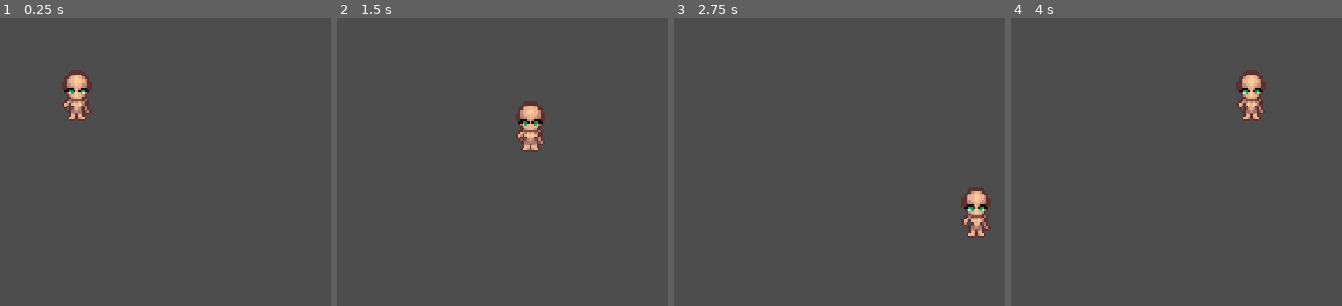
Above: before the commit, frames 1-4 (left to right).
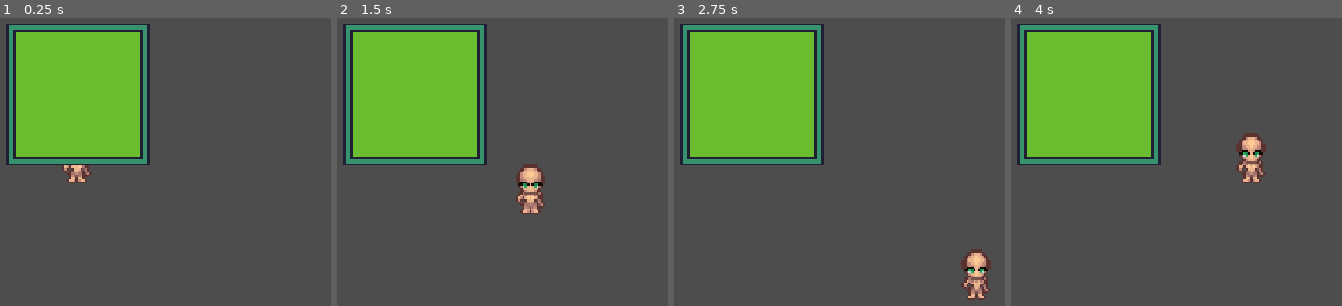
Above: after the commit, the same moments.

Repository: Ezacuak/scem_life
Game: Godot game, scene res://Levels/Scenes/level_1.tscn
The game is run twice, just before and just after one commit, with the same random seed, the same clock (stepped at 60 frames per second) and the same inputs.
Inputs:
- Up to frame 1 (0.25 s): no input
- Up to frame 2 (1.5 s): tap Enter at 0.5 s; hold Right (ui_right) 0.53-1.28 s; tap E (interact, bound only after the commit) at 0.6, 1.35 s; hold Down (ui_down) from 1.28 s (still down)
- Up to frame 3 (2.75 s): release Down (ui_down) at 2.03 s; hold Right (ui_right) from 2.03 s (still down); tap E (interact, bound only after the commit) at 2.1 s
- Up to frame 4 (4 s): release Right (ui_right) at 2.78 s; hold Up (ui_up) 2.78-3.53 s; tap E (interact, bound only after the commit) at 2.85, 3.6 s; hold Left (ui_left) from 3.53 s (still down)

The runs differ from the first frame. In frame 1, 22% of the frame differs, in the area x 1-46%, y 2-58%; in frame 2, 24%, in the area x 1-63%, y 2-69%; in frame 3, 24%; in frame 4, 24%.

Commit message:
[feat]: PNJ and Dialog Box

Diff:
--- /dev/null
+++ b/DialogBox/DialogManager.gd
@@ -0,0 +1,19 @@
+extends Node
+
+signal dialog_opened
+signal dialog_closed
+
+var is_open: bool = false
+var dialog_box  # référence à la scène UI
+
+func show_dialog(speaker: String, text: String):
+	is_open = true
+	if dialog_box:
+		dialog_box.display(speaker, text)
+	emit_signal("dialog_opened")
+
+func close_dialog():
+	is_open = false
+	if dialog_box:
+		dialog_box.hide()
+	emit_signal("dialog_closed")
--- /dev/null
+++ b/DialogBox/dialogBox.gd
@@ -0,0 +1,14 @@
+extends PanelContainer
+
+@onready var speaker_label = $VBoxContainer/SpeakerName
+@onready var text_label    = $VBoxContainer/DialogText
+
+func _ready():
+	hide()
+	# S'enregistre auprès du DialogManager
+	DialogManager.dialog_box = self
+
+func display(speaker: String, text: String):
+	speaker_label.text = speaker
+	text_label.text    = text
+	show()
--- /dev/null
+++ b/DialogBox/dialog_box.tscn
@@ -0,0 +1,31 @@
+[gd_scene format=3 uid="uid://dvr81etcbha74"]
+
+[ext_resource type="Script" uid="uid://oyvwtmvgebr2" path="res://DialogBox/dialogBox.gd" id="1_jm3ox"]
+
+[sub_resource type="GDScript" id="GDScript_hr7li"]
+script/source = "extends CanvasLayer
+
+
+# Called when the node enters the scene tree for the first time.
+func _ready() -> void:
+	pass # Replace with function body.
+
+
+# Called every frame. 'delta' is the elapsed time since the previous frame.
+func _process(delta: float) -> void:
+	pass
+"
+
+[node name="DialogBox" type="CanvasLayer" unique_id=1078294648]
+script = SubResource("GDScript_hr7li")
+
+[node name="PanelContainer" type="PanelContainer" parent="." unique_id=1681777960]
+offset_right = 40.0
+offset_bottom = 40.0
+script = ExtResource("1_jm3ox")
+
+[node name="SpeakerName" type="Label" parent="PanelContainer" unique_id=690468762]
+layout_mode = 2
+
+[node name="DialogText" type="Label" parent="PanelContainer" unique_id=1153594605]
+layout_mode = 2
--- a/Levels/Scenes/level_1.tscn
+++ b/Levels/Scenes/level_1.tscn
@@ -1,6 +1,8 @@
 [gd_scene format=3 uid="uid://cjfvqgj64ud7u"]
 
 [ext_resource type="PackedScene" uid="uid://bor0vo617i5dk" path="res://Player/Scenes/player.tscn" id="1_12axb"]
+[ext_resource type="PackedScene" uid="uid://rclml3fsdfc0" path="res://PNJ/pnj.tscn" id="2_cpxlu"]
+[ext_resource type="PackedScene" uid="uid://dvr81etcbha74" path="res://DialogBox/dialog_box.tscn" id="3_mb5l5"]
 
 [node name="level_1" type="Node2D" unique_id=464282838]
 
@@ -8,3 +10,7 @@
 
 [node name="Camera2D" type="Camera2D" parent="." unique_id=1360576923]
 zoom = Vector2(3, 3)
+
+[node name="PNJ" parent="." unique_id=1743636508 instance=ExtResource("2_cpxlu")]
+
+[node name="DialogBox" parent="." unique_id=1078294648 instance=ExtResource("3_mb5l5")]
--- /dev/null
+++ b/Levels/Scenes/wall.gd
@@ -0,0 +1,11 @@
+extends Area2D
+
+
+# Called when the node enters the scene tree for the first time.
+func _ready() -> void:
+	pass # Replace with function body.
+
+
+# Called every frame. 'delta' is the elapsed time since the previous frame.
+func _process(delta: float) -> void:
+	pass
--- /dev/null
+++ b/PNJ/pnj.gd
@@ -0,0 +1,47 @@
+extends CharacterBody2D
+
+# Les dialogues du PNJ
+@export var dialogues: Array[String] = [
+	"Bonjour, voyageur !",
+	"Le donjon au nord est dangereux...",
+    "Bonne chance dans ta quête !"
+]
+
+@export var npc_name: String = "PNJ_Test"
+
+var player_nearby: bool = false
+var dialogue_index: int = 0
+
+@onready var label = $Label
+@onready var detection_zone = $DetectionZone
+
+func _ready():
+	label.hide()
+
+	# Connecte les signaux de la zone de détection
+	detection_zone.body_entered.connect(_on_player_entered)
+	detection_zone.body_exited.connect(_on_player_exited)
+
+func _process(_delta):
+	# Détecte la touche d'interaction
+	if player_nearby and Input.is_action_just_pressed("interact"):
+		interact()
+
+func _on_player_entered(body):
+	if body.is_in_group("player"):
+		player_nearby = true
+		label.show()
+
+func _on_player_exited(body):
+	if body.is_in_group("player"):
+		player_nearby = false
+		label.hide()
+		# Ferme la boîte de dialogue si ouverte
+		DialogManager.close_dialog()
+
+func interact():
+	var line = dialogues[dialogue_index]
+	DialogManager.show_dialog(npc_name, line)
+
+	# Avance au prochain dialogue (boucle)
+	dialogue_index = (dialogue_index + 1) % dialogues.size()
--- /dev/null
+++ b/PNJ/pnj.tscn
@@ -0,0 +1,29 @@
+[gd_scene format=3 uid="uid://rclml3fsdfc0"]
+
+[ext_resource type="Script" uid="uid://h5r2xpqr5ry1" path="res://PNJ/pnj.gd" id="1_b4g5s"]
+[ext_resource type="Texture2D" uid="uid://bkimtpalw7k2t" path="res://assets/test.png" id="2_7ovff"]
+
+[sub_resource type="RectangleShape2D" id="RectangleShape2D_cpxlu"]
+size = Vector2(64, 64)
+
+[sub_resource type="CircleShape2D" id="CircleShape2D_cpxlu"]
+radius = 20.0
+
+[node name="PNJ" type="CharacterBody2D" unique_id=1743636508]
+script = ExtResource("1_b4g5s")
+
+[node name="Sprite2D" type="Sprite2D" parent="." unique_id=703648713]
+texture = ExtResource("2_7ovff")
+
+[node name="CollisionShape2D" type="CollisionShape2D" parent="." unique_id=1738816754]
+shape = SubResource("RectangleShape2D_cpxlu")
+
+[node name="DetectionZone" type="Area2D" parent="." unique_id=1941393810]
+
+[node name="CollisionShape2D" type="CollisionShape2D" parent="DetectionZone" unique_id=678099176]
+shape = SubResource("CircleShape2D_cpxlu")
+
+[node name="Label" type="Label" parent="." unique_id=1970210963]
+offset_right = 40.0
+offset_bottom = 23.0
+text = "[E] Parler"
--- a/Player/Scenes/player.tscn
+++ b/Player/Scenes/player.tscn
@@ -1,10 +1,10 @@
 [gd_scene format=3 uid="uid://bor0vo617i5dk"]
 
 [ext_resource type="Script" uid="uid://c3hmkuxxwbu13" path="res://Player/Scripts/player.gd" id="1_52sos"]
-[ext_resource type="Texture2D" uid="uid://dnc3f7otxvlbn" path="res://Sprites/Unarmed_Walk2_body.png" id="1_rg7kn"]
-[ext_resource type="Texture2D" uid="uid://bgk8nc4tukxax" path="res://Sprites/Unarmed_Walk3_head.png" id="2_52sos"]
-[ext_resource type="Texture2D" uid="uid://duqmbsmm1l532" path="res://Sprites/Unarmed_Idle2_body.png" id="4_bw35f"]
-[ext_resource type="Texture2D" uid="uid://b7clir521oiyw" path="res://Sprites/Unarmed_Idle3_head.png" id="5_xwb2w"]
+[ext_resource type="Texture2D" uid="uid://dnc3f7otxvlbn" path="res://assets/Sprites/Unarmed_Walk2_body.png" id="1_rg7kn"]
+[ext_resource type="Texture2D" uid="uid://bgk8nc4tukxax" path="res://assets/Sprites/Unarmed_Walk3_head.png" id="2_52sos"]
+[ext_resource type="Texture2D" uid="uid://duqmbsmm1l532" path="res://assets/Sprites/Unarmed_Idle2_body.png" id="4_bw35f"]
+[ext_resource type="Texture2D" uid="uid://b7clir521oiyw" path="res://assets/Sprites/Unarmed_Idle3_head.png" id="5_xwb2w"]
 
 [sub_resource type="RectangleShape2D" id="RectangleShape2D_omv0o"]
 size = Vector2(7, 7)
--- a/Player/Scripts/player.gd
+++ b/Player/Scripts/player.gd
@@ -14,3 +14,6 @@
 		velocity = Vector2.ZERO
 
 	move_and_slide()
+
+func _ready() -> void:
+	add_to_group("player")
--- a/project.godot
+++ b/project.godot
@@ -15,11 +15,23 @@
 config/features=PackedStringArray("4.6", "GL Compatibility")
 config/icon="res://icon.svg"
 
+[autoload]
+
+DialogManager="*uid://cs2onf7nf1ki2"
+
 [display]
 
 window/size/viewport_width=1080
 window/size/viewport_height=720
 window/stretch/mode="canvas_items"
+
+[input]
+
+interact={
+"deadzone": 0.2,
+"events": [Object(InputEventKey,"resource_local_to_scene":false,"resource_name":"","device":-1,"window_id":0,"alt_pressed":false,"shift_pressed":false,"ctrl_pressed":false,"meta_pressed":false,"pressed":false,"keycode":0,"physical_keycode":69,"key_label":0,"unicode":101,"location":0,"echo":false,"script":null)
+]
+}
 
 [physics]
 
Not shown, added: DialogBox/DialogManager.gd.uid
Not shown, added: DialogBox/dialogBox.gd.uid
Not shown, added: Levels/Scenes/wall.gd.uid
Not shown, added: PNJ/pnj.gd.uid
Renamed: Sprites/Unarmed_Idle2_body.png -> assets/Sprites/Unarmed_Idle2_body.png
Not shown, changed: assets/Sprites/Unarmed_Idle2_body.png.import
Renamed: Sprites/Unarmed_Idle3_head.png -> assets/Sprites/Unarmed_Idle3_head.png
Not shown, changed: assets/Sprites/Unarmed_Idle3_head.png.import
Renamed: Sprites/Unarmed_Walk2_body.png -> assets/Sprites/Unarmed_Walk2_body.png
Not shown, changed: assets/Sprites/Unarmed_Walk2_body.png.import
Renamed: Sprites/Unarmed_Walk3_head.png -> assets/Sprites/Unarmed_Walk3_head.png
Not shown, changed: assets/Sprites/Unarmed_Walk3_head.png.import
(and 2 more such lines)
